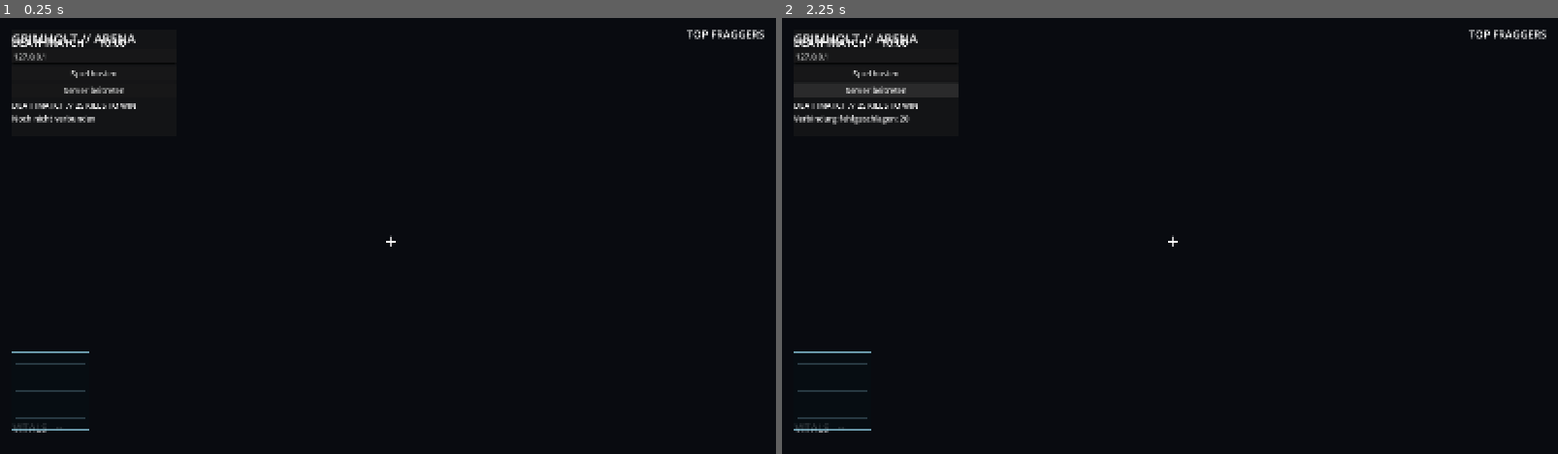
Above: before the commit, frames 1-2 (left to right).
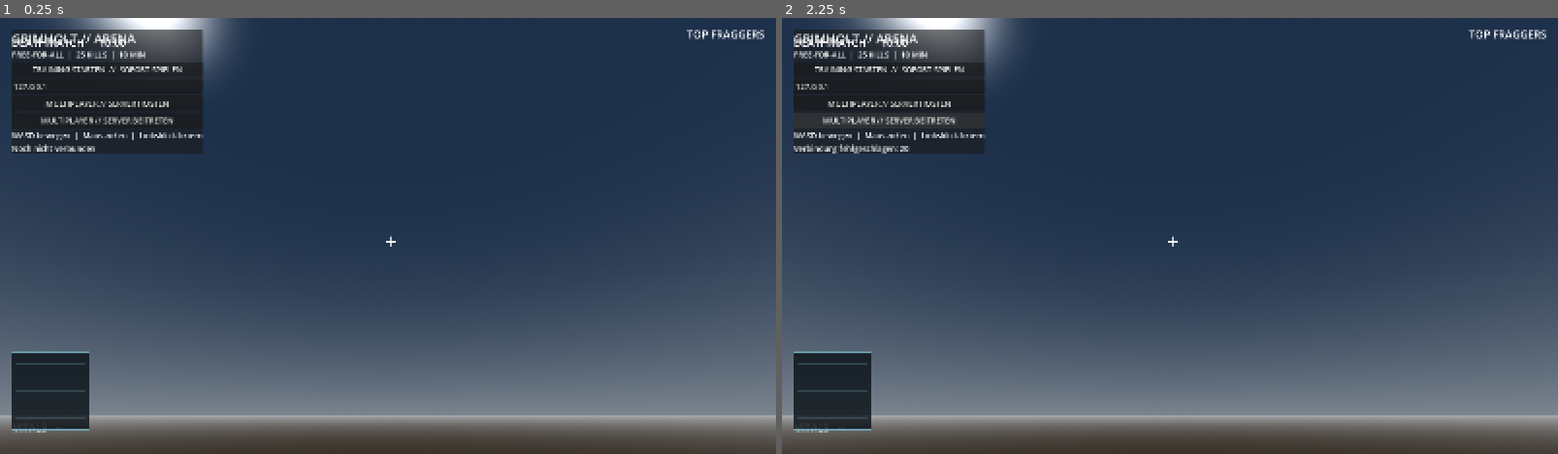
Above: after the commit, the same moments.

Repository: HazelTheSquirrel/Grimholt-Test
Game: Godot game, scene res://scenes/main.tscn
Two runs of this game, one before a commit and one after it. Both use one fixed random seed, a clock stepped at 60 frames per second and the inputs below.
Inputs (mouse positions are in pixels of both pictures, inside the frame that each line leads up to):
- Up to frame 1 (0.25 s): no input
- Up to frame 2 (2.25 s): click (875, 74) at 0.5 s, where only the run before the commit has a clickable "Spiel hosten"; click "Spiel hosten" (after the commit: "TRAINING STARTEN // SOFORT SP…") at 1.25 s; click "Server beitreten" (after the commit: "MULTIPLAYER // SERVER BEITRET…") at 2 s

The runs differ from the first frame. In frame 1, 96% of the frame differs, in the area x 0-100%, y 0-100%; in frame 2, 96%.

Commit message:
Add visible arena scene and immediate playable training entry

Diff:
--- a/Grimholt/scenes/main.tscn
+++ b/Grimholt/scenes/main.tscn
@@ -1,6 +1,9 @@
-[gd_scene load_steps=2 format=3]
+[gd_scene load_steps=3 format=3]
 
 [ext_resource type="Script" path="res://scripts/shooter/main.gd" id="1"]
+[ext_resource type="PackedScene" path="res://scenes/shooter/arena.tscn" id="2"]
 
 [node name="GrimholtArena" type="Node3D"]
 script = ExtResource("1")
+
+[node name="Arena" parent="." instance=ExtResource("2")]
--- /dev/null
+++ b/Grimholt/scenes/shooter/arena.tscn
@@ -0,0 +1,270 @@
+[gd_scene load_steps=41 format=3]
+
+[sub_resource type="ProceduralSkyMaterial" id="SkyMaterial"]
+sky_top_color = Color(0.12, 0.19, 0.29, 1)
+sky_horizon_color = Color(0.48, 0.52, 0.56, 1)
+
+[sub_resource type="Sky" id="Sky"]
+sky_material = SubResource("SkyMaterial")
+
+[sub_resource type="Environment" id="Environment"]
+background_mode = 2
+sky = SubResource("Sky")
+ambient_light_source = 2
+ambient_light_color = Color(0.34, 0.39, 0.48, 1)
+ambient_light_energy = 0.7
+
+[sub_resource type="BoxMesh" id="FloorBox"]
+size = Vector3(48, 1, 48)
+
+[sub_resource type="BoxShape3D" id="FloorShape"]
+size = Vector3(48, 1, 48)
+
+[sub_resource type="StandardMaterial3D" id="FloorMaterial"]
+albedo_color = Color(0.13, 0.17, 0.21, 1)
+roughness = 0.82
+
+[sub_resource type="BoxMesh" id="NorthWallBox"]
+size = Vector3(48, 6, 1)
+
+[sub_resource type="BoxShape3D" id="NorthWallShape"]
+size = Vector3(48, 6, 1)
+
+[sub_resource type="StandardMaterial3D" id="NorthWallMaterial"]
+albedo_color = Color(0.20, 0.25, 0.31, 1)
+roughness = 0.82
+
+[sub_resource type="BoxMesh" id="SouthWallBox"]
+size = Vector3(48, 6, 1)
+
+[sub_resource type="BoxShape3D" id="SouthWallShape"]
+size = Vector3(48, 6, 1)
+
+[sub_resource type="StandardMaterial3D" id="SouthWallMaterial"]
+albedo_color = Color(0.20, 0.25, 0.31, 1)
+roughness = 0.82
+
+[sub_resource type="BoxMesh" id="EastWallBox"]
+size = Vector3(1, 6, 48)
+
+[sub_resource type="BoxShape3D" id="EastWallShape"]
+size = Vector3(1, 6, 48)
+
+[sub_resource type="StandardMaterial3D" id="EastWallMaterial"]
+albedo_color = Color(0.20, 0.25, 0.31, 1)
+roughness = 0.82
+
+[sub_resource type="BoxMesh" id="WestWallBox"]
+size = Vector3(1, 6, 48)
+
+[sub_resource type="BoxShape3D" id="WestWallShape"]
+size = Vector3(1, 6, 48)
+
+[sub_resource type="StandardMaterial3D" id="WestWallMaterial"]
+albedo_color = Color(0.20, 0.25, 0.31, 1)
+roughness = 0.82
+
+[sub_resource type="BoxMesh" id="CoverABox"]
+size = Vector3(6, 2, 2)
+
+[sub_resource type="BoxShape3D" id="CoverAShape"]
+size = Vector3(6, 2, 2)
+
+[sub_resource type="StandardMaterial3D" id="CoverAMaterial"]
+albedo_color = Color(0.27, 0.33, 0.39, 1)
+roughness = 0.82
+
+[sub_resource type="BoxMesh" id="CoverBBox"]
+size = Vector3(6, 2, 2)
+
+[sub_resource type="BoxShape3D" id="CoverBShape"]
+size = Vector3(6, 2, 2)
+
+[sub_resource type="StandardMaterial3D" id="CoverBMaterial"]
+albedo_color = Color(0.27, 0.33, 0.39, 1)
+roughness = 0.82
+
+[sub_resource type="BoxMesh" id="CenterBlockBox"]
+size = Vector3(3, 3, 3)
+
+[sub_resource type="BoxShape3D" id="CenterBlockShape"]
+size = Vector3(3, 3, 3)
+
+[sub_resource type="StandardMaterial3D" id="CenterBlockMaterial"]
+albedo_color = Color(0.34, 0.39, 0.43, 1)
+roughness = 0.82
+
+[sub_resource type="BoxMesh" id="CoverCBox"]
+size = Vector3(2, 2, 7)
+
+[sub_resource type="BoxShape3D" id="CoverCShape"]
+size = Vector3(2, 2, 7)
+
+[sub_resource type="StandardMaterial3D" id="CoverCMaterial"]
+albedo_color = Color(0.27, 0.33, 0.39, 1)
+roughness = 0.82
+
+[sub_resource type="BoxMesh" id="CoverDBox"]
+size = Vector3(2, 2, 7)
+
+[sub_resource type="BoxShape3D" id="CoverDShape"]
+size = Vector3(2, 2, 7)
+
+[sub_resource type="StandardMaterial3D" id="CoverDMaterial"]
+albedo_color = Color(0.27, 0.33, 0.39, 1)
+roughness = 0.82
+
+[sub_resource type="BoxMesh" id="NorthCoverBox"]
+size = Vector3(9, 1.5, 2)
+
+[sub_resource type="BoxShape3D" id="NorthCoverShape"]
+size = Vector3(9, 1.5, 2)
+
+[sub_resource type="StandardMaterial3D" id="NorthCoverMaterial"]
+albedo_color = Color(0.27, 0.33, 0.39, 1)
+roughness = 0.82
+
+[sub_resource type="BoxMesh" id="SouthCoverBox"]
+size = Vector3(9, 1.5, 2)
+
+[sub_resource type="BoxShape3D" id="SouthCoverShape"]
+size = Vector3(9, 1.5, 2)
+
+[sub_resource type="StandardMaterial3D" id="SouthCoverMaterial"]
+albedo_color = Color(0.27, 0.33, 0.39, 1)
+roughness = 0.82
+
+[node name="Arena" type="Node3D"]
+
+[node name="WorldEnvironment" type="WorldEnvironment" parent="."]
+environment = SubResource("Environment")
+
+[node name="Sun" type="DirectionalLight3D" parent="."]
+rotation = Vector3(-0.907571, -0.488692, 0)
+light_energy = 1.25
+shadow_enabled = true
+
+[node name="PreviewCamera" type="Camera3D" parent="."]
+transform = Transform3D(0.866025, -0.25, 0.433013, 0, 0.866025, -0.5, -0.5, -0.433013, -0.75, 34, 27, 38)
+current = true
+fov = 70.0
+
+[node name="Floor" type="StaticBody3D" parent="."]
+position = Vector3(0, -0.5, 0)
+
+[node name="FloorMesh" type="MeshInstance3D" parent="Floor"]
+mesh = SubResource("FloorBox")
+material_override = SubResource("FloorMaterial")
+
+[node name="FloorCollision" type="CollisionShape3D" parent="Floor"]
+shape = SubResource("FloorShape")
+
+[node name="NorthWall" type="StaticBody3D" parent="."]
+position = Vector3(0, 3, -24)
+
+[node name="NorthWallMesh" type="MeshInstance3D" parent="NorthWall"]
+mesh = SubResource("NorthWallBox")
+material_override = SubResource("NorthWallMaterial")
+
+[node name="NorthWallCollision" type="CollisionShape3D" parent="NorthWall"]
+shape = SubResource("NorthWallShape")
+
+[node name="SouthWall" type="StaticBody3D" parent="."]
+position = Vector3(0, 3, 24)
+
+[node name="SouthWallMesh" type="MeshInstance3D" parent="SouthWall"]
+mesh = SubResource("SouthWallBox")
+material_override = SubResource("SouthWallMaterial")
+
+[node name="SouthWallCollision" type="CollisionShape3D" parent="SouthWall"]
+shape = SubResource("SouthWallShape")
+
+[node name="EastWall" type="StaticBody3D" parent="."]
+position = Vector3(24, 3, 0)
+
+[node name="EastWallMesh" type="MeshInstance3D" parent="EastWall"]
+mesh = SubResource("EastWallBox")
+material_override = SubResource("EastWallMaterial")
+
+[node name="EastWallCollision" type="CollisionShape3D" parent="EastWall"]
+shape = SubResource("EastWallShape")
+
+[node name="WestWall" type="StaticBody3D" parent="."]
+position = Vector3(-24, 3, 0)
+
+[node name="WestWallMesh" type="MeshInstance3D" parent="WestWall"]
+mesh = SubResource("WestWallBox")
+material_override = SubResource("WestWallMaterial")
+
+[node name="WestWallCollision" type="CollisionShape3D" parent="WestWall"]
+shape = SubResource("WestWallShape")
+
+[node name="CoverA" type="StaticBody3D" parent="."]
+position = Vector3(-10, 1, -8)
+
+[node name="CoverAMesh" type="MeshInstance3D" parent="CoverA"]
+mesh = SubResource("CoverABox")
+material_override = SubResource("CoverAMaterial")
+
+[node name="CoverACollision" type="CollisionShape3D" parent="CoverA"]
+shape = SubResource("CoverAShape")
+
+[node name="CoverB" type="StaticBody3D" parent="."]
+position = Vector3(10, 1, 8)
+
+[node name="CoverBMesh" type="MeshInstance3D" parent="CoverB"]
+mesh = SubResource("CoverBBox")
+material_override = SubResource("CoverBMaterial")
+
+[node name="CoverBCollision" type="CollisionShape3D" parent="CoverB"]
+shape = SubResource("CoverBShape")
+
+[node name="CenterBlock" type="StaticBody3D" parent="."]
+position = Vector3(0, 1.5, 0)
+
+[node name="CenterBlockMesh" type="MeshInstance3D" parent="CenterBlock"]
+mesh = SubResource("CenterBlockBox")
+material_override = SubResource("CenterBlockMaterial")
+
+[node name="CenterBlockCollision" type="CollisionShape3D" parent="CenterBlock"]
+shape = SubResource("CenterBlockShape")
+
+[node name="CoverC" type="StaticBody3D" parent="."]
+position = Vector3(-15, 1, 8)
+
+[node name="CoverCMesh" type="MeshInstance3D" parent="CoverC"]
+mesh = SubResource("CoverCBox")
+material_override = SubResource("CoverCMaterial")
+
+[node name="CoverCCollision" type="CollisionShape3D" parent="CoverC"]
+shape = SubResource("CoverCShape")
+
+[node name="CoverD" type="StaticBody3D" parent="."]
+position = Vector3(15, 1, -8)
+
+[node name="CoverDMesh" type="MeshInstance3D" parent="CoverD"]
+mesh = SubResource("CoverDBox")
+material_override = SubResource("CoverDMaterial")
+
+[node name="CoverDCollision" type="CollisionShape3D" parent="CoverD"]
+shape = SubResource("CoverDShape")
+
+[node name="NorthCover" type="StaticBody3D" parent="."]
+position = Vector3(0, 0.75, -14)
+
+[node name="NorthCoverMesh" type="MeshInstance3D" parent="NorthCover"]
+mesh = SubResource("NorthCoverBox")
+material_override = SubResource("NorthCoverMaterial")
+
+[node name="NorthCoverCollision" type="CollisionShape3D" parent="NorthCover"]
+shape = SubResource("NorthCoverShape")
+
+[node name="SouthCover" type="StaticBody3D" parent="."]
+position = Vector3(0, 0.75, 14)
+
+[node name="SouthCoverMesh" type="MeshInstance3D" parent="SouthCover"]
+mesh = SubResource("SouthCoverBox")
+material_override = SubResource("SouthCoverMaterial")
+
+[node name="SouthCoverCollision" type="CollisionShape3D" parent="SouthCover"]
+shape = SubResource("SouthCoverShape")
--- a/Grimholt/scenes/shooter/bot.tscn
+++ b/Grimholt/scenes/shooter/bot.tscn
@@ -1,6 +1,10 @@
-[gd_scene load_steps=3 format=3]
+[gd_scene load_steps=4 format=3]
 
 [ext_resource type="Script" path="res://scripts/shooter/bot.gd" id="1"]
+
+[sub_resource type="CapsuleMesh" id="BodyMesh"]
+radius = 0.37
+height = 1.8
 
 [sub_resource type="CapsuleShape3D" id="Capsule"]
 radius = 0.38
@@ -18,3 +22,4 @@
 
 [node name="BodyVisual" type="MeshInstance3D" parent="."]
 position = Vector3(0, 0.9, 0)
+mesh = SubResource("BodyMesh")
--- a/Grimholt/scenes/shooter/player.tscn
+++ b/Grimholt/scenes/shooter/player.tscn
@@ -1,6 +1,10 @@
-[gd_scene load_steps=3 format=3]
+[gd_scene load_steps=4 format=3]
 
 [ext_resource type="Script" path="res://scripts/shooter/player.gd" id="1"]
+
+[sub_resource type="CapsuleMesh" id="BodyMesh"]
+radius = 0.36
+height = 1.75
 
 [sub_resource type="CapsuleShape3D" id="Capsule"]
 radius = 0.38
@@ -21,3 +25,4 @@
 
 [node name="BodyVisual" type="MeshInstance3D" parent="."]
 position = Vector3(0, 0.9, 0)
+mesh = SubResource("BodyMesh")
--- a/Grimholt/scripts/shooter/main.gd
+++ b/Grimholt/scripts/shooter/main.gd
@@ -30,7 +30,6 @@
 
 func _ready() -> void:
 	_configure_inputs()
-	_build_arena()
 	_build_menu()
 	_build_hud()
 	if OS.has_feature("dedicated_server"):
@@ -113,20 +112,27 @@
 	title.text = "GRIMHOLT // ARENA"
 	title.add_theme_font_size_override("font_size", 26)
 	column.add_child(title)
+	var intro := Label.new()
+	intro.text = "FREE-FOR-ALL  |  25 KILLS  |  10 MIN"
+	column.add_child(intro)
+	var training_button := Button.new()
+	training_button.text = "TRAINING STARTEN  //  SOFORT SPIELEN"
+	training_button.pressed.connect(host_game)
+	column.add_child(training_button)
 	address_input = LineEdit.new()
 	address_input.placeholder_text = "Server-IP"
 	address_input.text = "127.0.0.1"
 	column.add_child(address_input)
 	var host_button := Button.new()
-	host_button.text = "Spiel hosten"
+	host_button.text = "MULTIPLAYER // SERVER HOSTEN"
 	host_button.pressed.connect(host_game)
 	column.add_child(host_button)
 	var join_button := Button.new()
-	join_button.text = "Server beitreten"
+	join_button.text = "MULTIPLAYER // SERVER BEITRETEN"
 	join_button.pressed.connect(join_game)
 	column.add_child(join_button)
 	var status_title := Label.new()
-	status_title.text = "DEATHMATCH // 25 KILLS TO WIN"
+	status_title.text = "WASD bewegen  |  Maus zielen  |  Linksklick feuern"
 	column.add_child(status_title)
 	status_label = Label.new()
 	status_label.text = "Noch nicht verbunden"
@@ -211,9 +217,12 @@
 		status_label.text = "Verbindung fehlgeschlagen: %s" % error
 		return
 	multiplayer.multiplayer_peer = peer
-	multiplayer.connected_to_server.connect(func(): status_label.text = "Verbunden – warte auf Match")
+	multiplayer.connected_to_server.connect(_on_connected_to_server)
 	multiplayer.connection_failed.connect(func(): status_label.text = "Verbindung fehlgeschlagen")
 	multiplayer.server_disconnected.connect(func(): status_label.text = "Server getrennt")
+
+func _on_connected_to_server() -> void:
+	status_label.text = "Verbunden // Spieler wird gespawnt"
 
 func _start_match() -> void:
 	round_active = true
